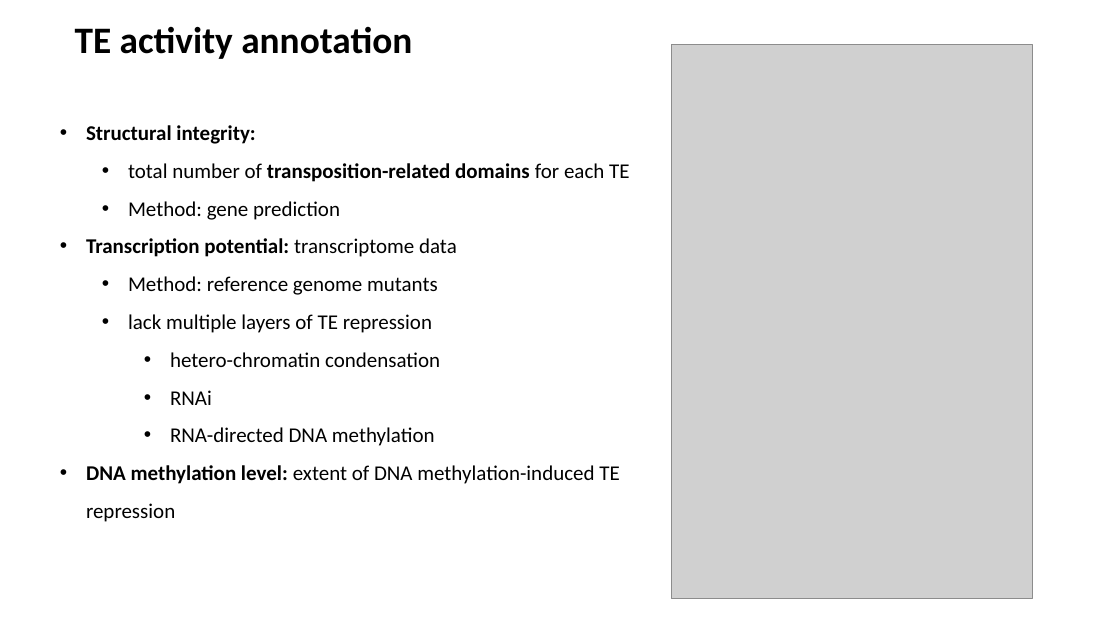
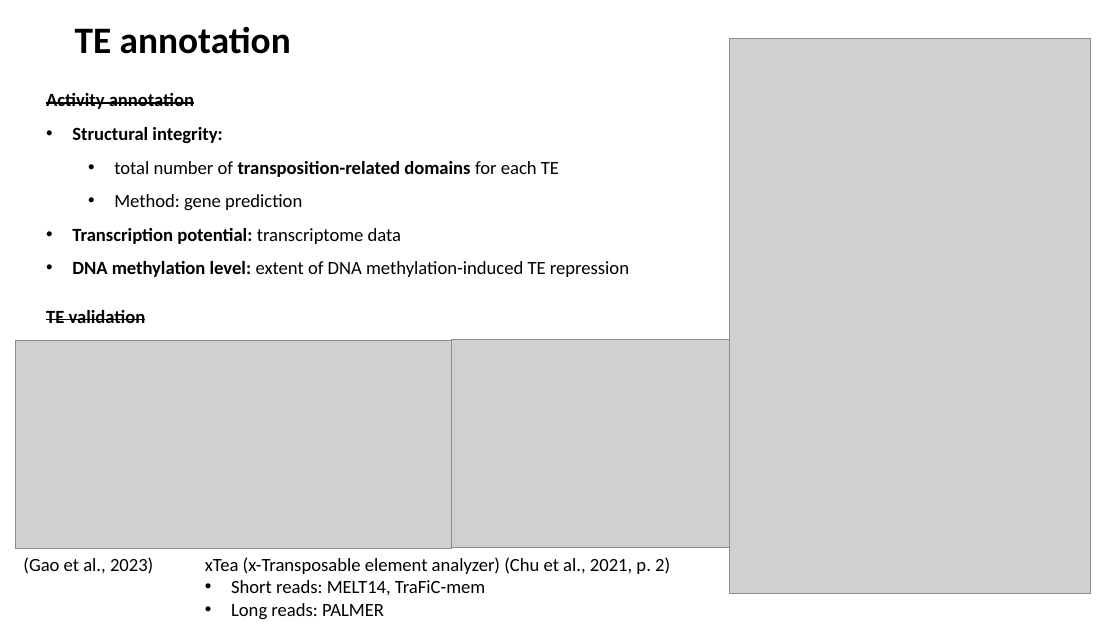
Before and after one commit to SirLearning/GeneticsNotes, a slide deck: slide 5 of undergraduate/Presentation.pptx. Drawn at 1120x630 pixels with LibreOffice and Linux fonts; fonts in the diff are those of the drawing; grey boxes stand for pictures. Boxes give left, top, right and bottom in pixels: in the first picture for what was removed or moved away, otherwise in the second. Text is boxed around its words. In the diff, an @@ line names an element or a change of style, - is before the commit and + after.

```diff
--- a/undergraduate/Presentation.pptx
+++ b/undergraduate/Presentation.pptx
@@ title at <box>75,26,291,54</box>: text changed @@
-TE activity annotation
+TE annotation
@@ picture: place and size @@
-picture at <box>671,45,1033,599</box>
+picture at <box>730,39,1091,593</box>
@@ text "Activity annotation": place and size @@
-text "Activity annotation" at <box>86,125,629,522</box>
+text "Activity annotation" at <box>46,93,629,277</box>
@@ text at <box>46,93,194,109</box>: paragraph added @@
+Activity annotation
@@ text at <box>72,127,629,277</box>: size 18 to 16 pt @@
@@ text at <box>128,276,440,446</box>: paragraphs removed @@
-  • Method: reference genome mutants
-  • lack multiple layers of TE repression
-    • hetero-chromatin condensation
-    • RNAi
-    • RNA-directed DNA methylation
@@ text added at <box>46,310,146,323</box>, 16 pt, text #000000, bold, strikethrough @@
+TE validation
@@ picture added at <box>15,340,452,549</box> @@
@@ picture added at <box>452,339,730,548</box> @@
@@ text added at <box>23,557,153,574</box>, 16 pt, text #000000 @@
+(Gao et al., 2023)
@@ text added at <box>205,557,670,620</box>, 16 pt, text #000000 @@
+xTea (x-Transposable element analyzer) (Chu et al., 2021, p. 2)
+• Short reads: MELT14, TraFiC-mem
+• Long reads: PALMER
```
Also in this commit, not shown: 1 slide added, 1 slide removed, 1 other file.
